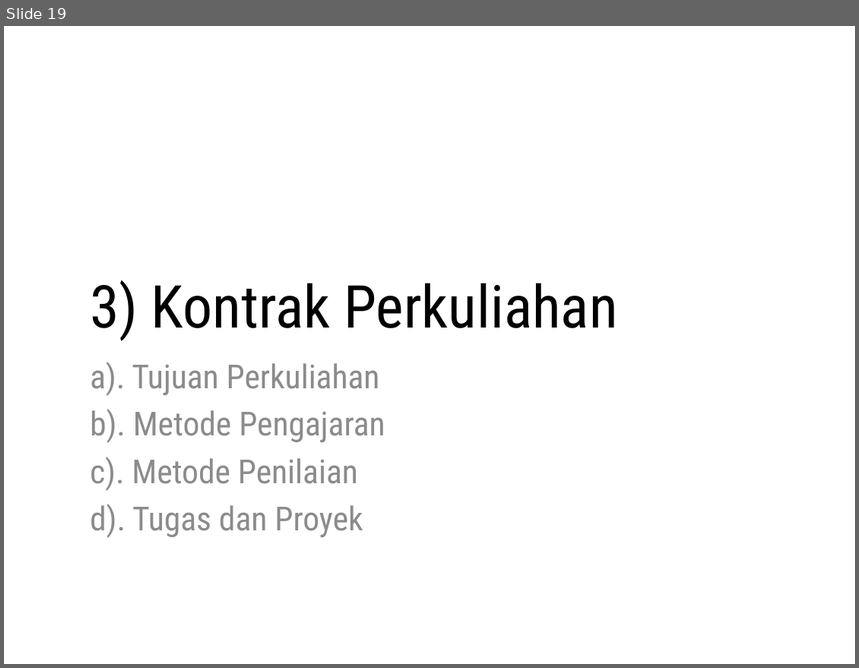
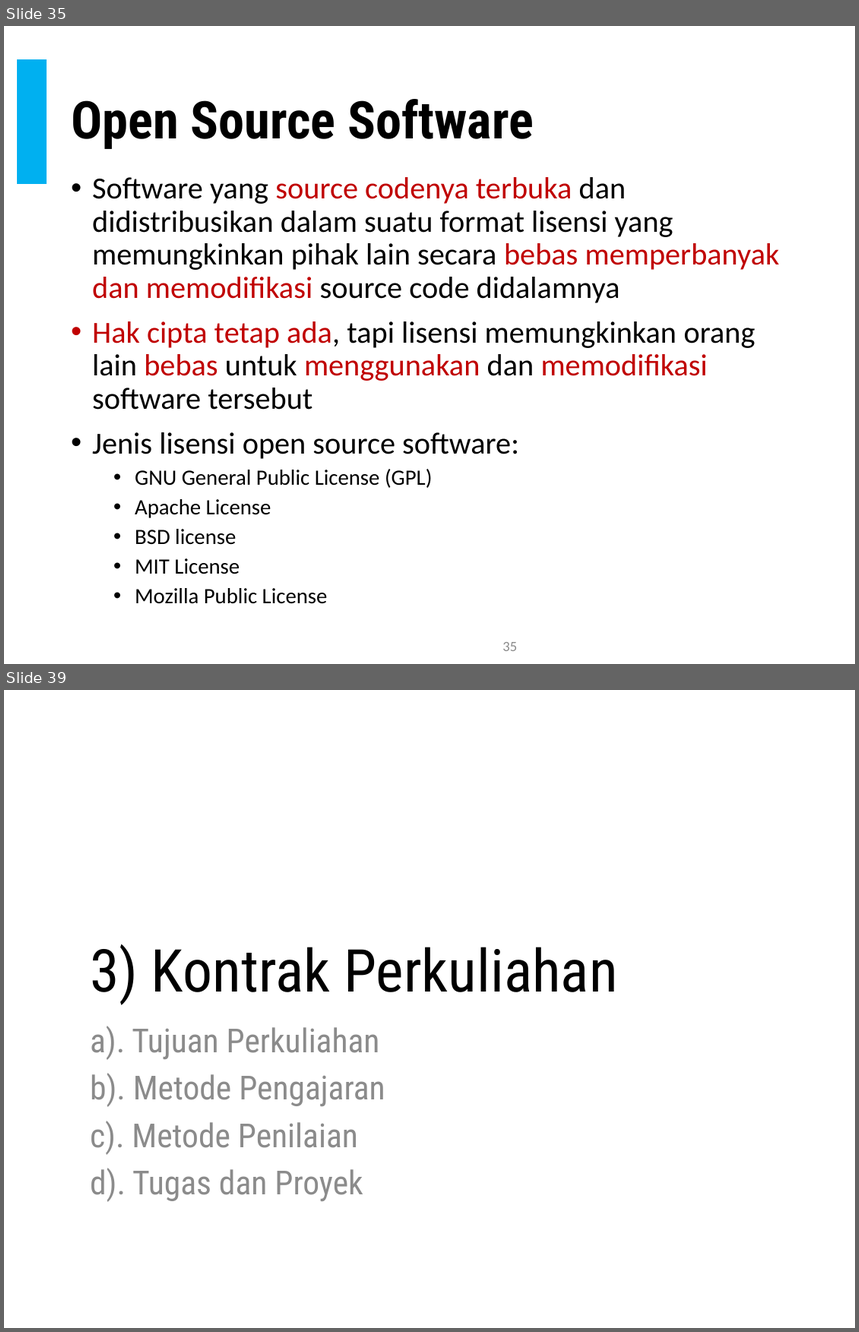
Before and after one commit to doniaft/Proyek-Perangkat-Lunak, a slide deck: 1. Bahan Ajar/01. PPL - Pendahuluan.pptx. Shown one above the other, each under a label of ours: slide 19 before the commit, slides 35 and 39 after it; the slides between them are not shown. The pictures are 859x668 and 859x1332 pixels, drawn with LibreOffice and Linux fonts; fonts in the diff are those of the drawing. Boxes give left, top, right and bottom in pixels: in the first picture for what was removed or moved away, otherwise in the second. Text is boxed around its words. In the diff, an @@ line names an element or a change of style, - is before the commit and + after.

```diff
--- a/1. Bahan Ajar/01. PPL - Pendahuluan.pptx
+++ b/1. Bahan Ajar/01. PPL - Pendahuluan.pptx
@@ slide 35 added at [4,26,855,664], background #FFFFFF @@
@@ rectangle added at [18,60,47,183], fill #00B0F0, outline #00B0F0 1 pt @@
@@ title added at [71,99,534,149], 44 pt, text #000000, bold @@
+Open Source Software
@@ text added at [92,177,780,604], 25.9 pt, text #000000 @@
+• Software yang source codenya terbuka dan didistribusikan dalam suatu format lisensi yang memungkinkan pihak lain secara bebas memperbanyak dan memodifikasi source code didalamnya
+• Hak cipta tetap ada, tapi lisensi memungkinkan orang lain bebas untuk menggunakan dan memodifikasi software tersebut
+• Jenis lisensi open source software:
+  • GNU General Public License (GPL)
+  • Apache License
+  • BSD license
+  • MIT License
+  • Mozilla Public License
@@ page number added at [503,642,517,651], 12 pt, text #8C8C8C @@
+35
@@ what was slide 19 is now slide 39 @@
```
Also in this commit, not shown: 3 slides changed, 21 other slides added, 2 other files.
